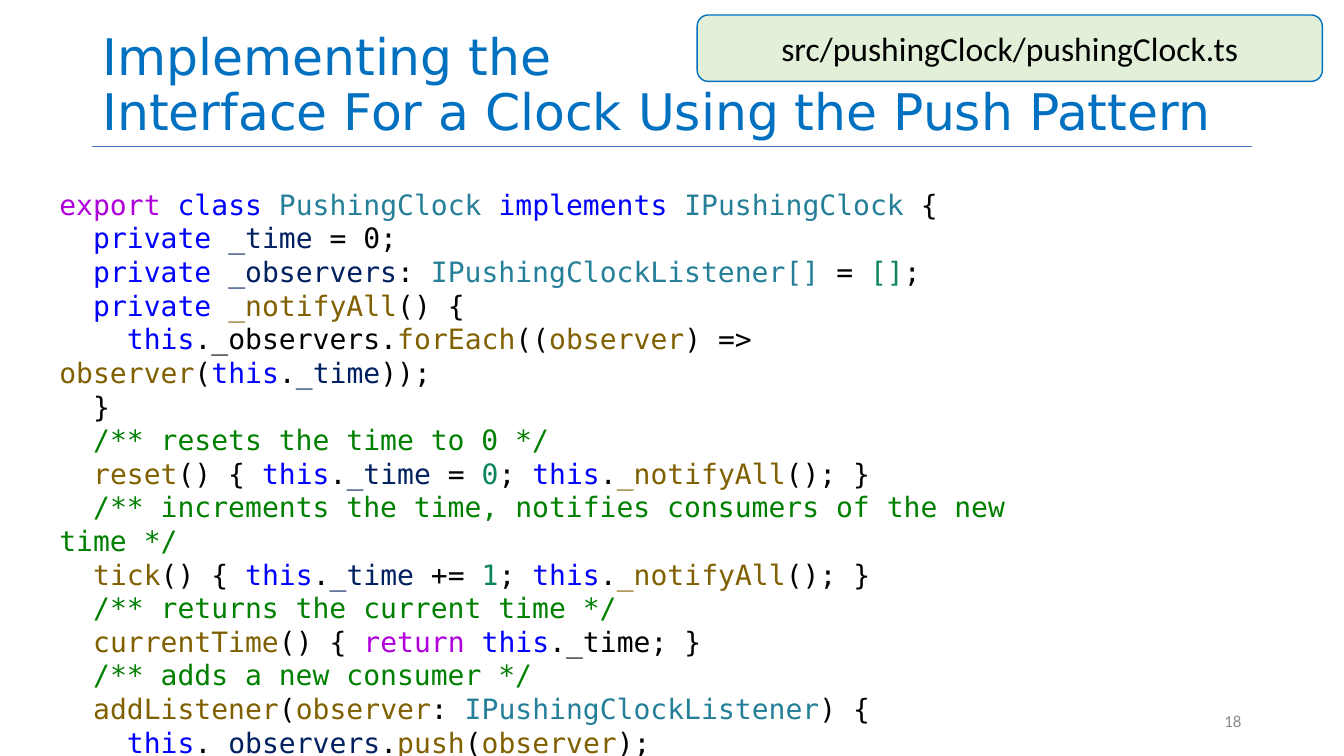
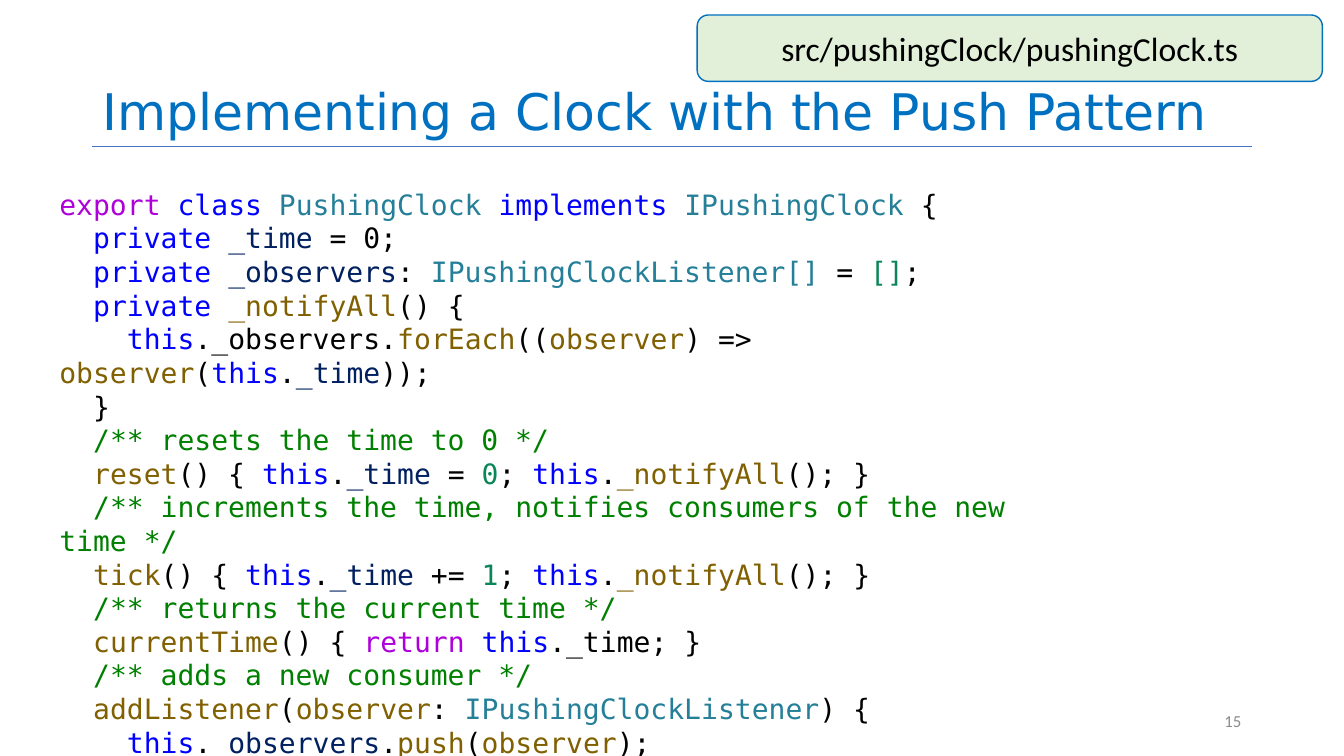
Before and after one commit to neu-se/CS4530-Spring-2026, a slide deck: slide 15 of Slides/Module 11.1 Interaction-Level Design.pptx (slide 18 before the commit). Drawn at 1344x756 pixels with LibreOffice and Linux fonts; fonts in the diff are those of the drawing. Boxes give left, top, right and bottom in pixels: in the first picture for what was removed or moved away, otherwise in the second. Text is boxed around its words. In the diff, an @@ line names an element or a change of style, - is before the commit and + after.

```diff
--- a/Slides/Module 11.1 Interaction-Level Design.pptx
+++ b/Slides/Module 11.1 Interaction-Level Design.pptx
@@ title at (102,91,1206,141): text changed @@
-Implementing the
-Interface For a Clock Using the Push Pattern
+Implementing a Clock with the Push Pattern
@@ page number at (1224,716,1241,727): text changed @@
-18
+15
```
Also in this commit, not shown: 9 other slides changed, 6 slides added, 4 slides removed.
